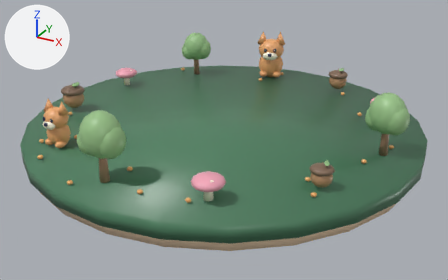
What one commit did to the glTF model examples/acorn-addition/public/models/world.glb.
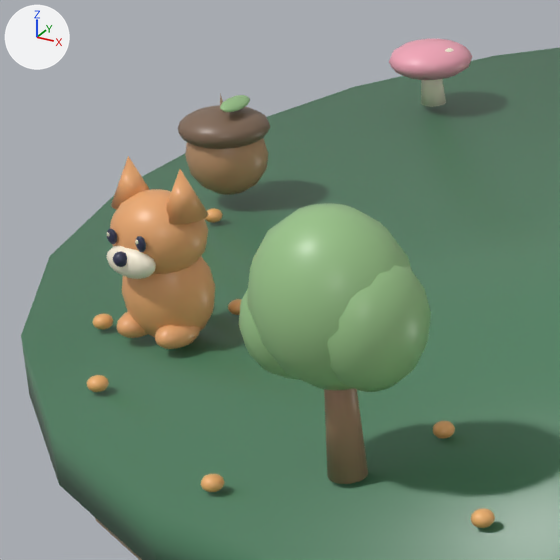
The first picture shows the older version from a 50 mm camera at (6.83, -12.43, 5.71) aimed at (0.15, -0.27, -0.37). The close-ups show the older and then the newer version on the part from 3% to 36% of the width and 21% to 72% of the height of that picture. Only the edits that show in the close-ups are written down. Arrows for +X, +Y and +Z are at upper left; the lights stay in place. Vertices at exactly the same position are counted once.

Objects in the first close-up: 'Cone', 'acorn.002', 'fox.002', 'mushroom.002', 'tree.003' and 8 more.
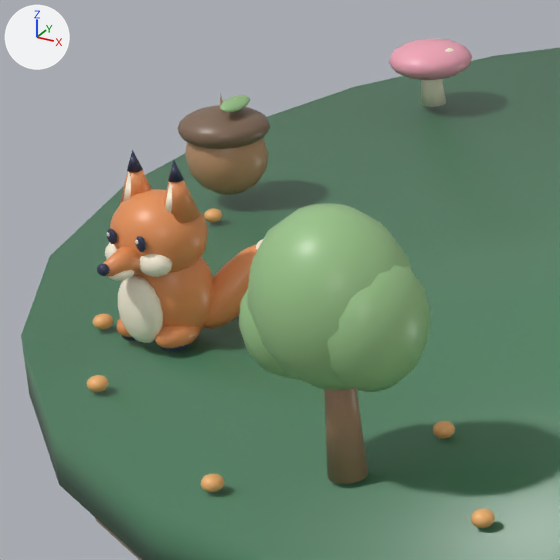
Boxes [x1, y1, x2, y2] around the edits, measured in the close-ups (560 x 560 px; the box of a moved part takes in the faces that stretch with it):
'fox.002', reshaped: before [106, 156, 215, 349]; after [97, 150, 263, 352]
part 1 of me_sphere_254, added (orange): after [120, 170, 152, 204]
part 2 of me_sphere_254, added (orange): after [164, 180, 200, 223]
part 3 of me_sphere_254, added (orange): after [104, 246, 144, 277]
part 4 of me_sphere_254, moved or reshaped: before [106, 246, 156, 279]; after [203, 245, 257, 329]
part 5 of me_sphere_254, added: after [127, 150, 143, 172]
part 6 of me_sphere_254, added (mostly hidden): after [121, 335, 137, 341]
part 7 of me_sphere_254, added: after [168, 161, 184, 182]
part 8 of me_sphere_254, added: after [160, 343, 191, 352]
part 9 of me_sphere_254, added: after [97, 263, 110, 276]
part 10 of me_sphere_254, added (mostly hidden): after [123, 172, 131, 201]
part 11 of me_sphere_254, added (mostly hidden): after [105, 243, 118, 259]
part 12 of me_sphere_254, added (mostly hidden): after [165, 183, 172, 213]
part 13 of me_sphere_254, added (pale yellow): after [139, 254, 172, 277]
part 14 of me_sphere_254, added (pale yellow): after [118, 276, 163, 343]
part 15 of me_sphere_254, added: after [108, 270, 134, 280]
part 16 of me_sphere_254, moved or reshaped (mostly hidden afterwards): before [113, 251, 127, 267]; after [256, 239, 263, 250]
part 17 of me_sphere_254, deleted: before [111, 156, 150, 210]
part 18 of me_sphere_254, deleted (orange): before [166, 169, 208, 224]
part 19 of me_sphere_254, recoloured: [110, 189, 214, 348] in both

What changed in the scene script:
```text
Add mat_e9945a:
    mat_e9945a = principled_material('#e9945a')
    mat_e9945a.base_color = (0.815, 0.296, 0.102)  # orange #e9945a
    mat_e9945a.roughness = 0.38
Change me_sphere_254:
    used by ob_fox_002; location = (-2.587, -2.985, 0.0); rotation_euler = (0.0, 0.0, -0.0354), in degrees (0, 0, -2); scale = (0.799, 0.799, 0.799)
    remove me_sphere_254.from_pydata(...)  # 1304 vertices, 2556 faces; spans x -0.41..0.41, y -0.465..0.3, z -0.05..1.33
    add me_sphere_254.from_pydata(...)  # 2250 vertices, 4400 faces; spans x -0.37..0.623, y -0.62..0.676, z -0.05..1.385
    me_sphere_254 part 1: a new loose piece, a 24-sided cone pointing to +z spanning x -0.34..-0.06, y -0.14..0.14, z 0.96..1.38, in mat_e9945a (orange #e9945a)
    me_sphere_254 part 2: a new loose piece, a 24-sided cone pointing to +z spanning x 0.06..0.34, y -0.14..0.14, z 0.96..1.38, in mat_e9945a (orange #e9945a)
    me_sphere_254 part 3: a new loose piece, a 24-sided cut cone along y (radius 0.045 at the low end, 0.14 at the high end) spanning x -0.14..0.14, y -0.57..-0.23, z 0.56..0.84, in mat_e9945a (orange #e9945a)
    me_sphere_254 part 4: the loose piece of 114 vertices spanning x -0.22..0.22, y -0.42..-0.22, z 0.56..0.8 is multiplied about its middle by the matrix ((0.678, 1.467, -0.438), (-0.37, 2.685, -0.801), (0.0, 2.577, 1.084)), then moved by (0.36, 0.64, -0.34), in mat_e9945a (orange #e9945a)
    me_sphere_254 part 5: a new loose piece, a 24-sided cone pointing to +z spanning x -0.255..-0.145, y -0.055..0.055, z 1.235..1.385, in mat_333653 (dark blue #333653)
    me_sphere_254 part 6: a new loose piece, a UV sphere (16 segments, 8 rings, poles along z) spanning x -0.29..-0.09, y -0.3..-0.02, z -0.02..0.1, in mat_333653 (dark blue #333653)
    me_sphere_254 part 7: a new loose piece, a 24-sided cone pointing to +z spanning x 0.145..0.255, y -0.055..0.055, z 1.235..1.385, in mat_333653 (dark blue #333653)
    me_sphere_254 part 8: a new loose piece, a UV sphere (16 segments, 8 rings, poles along z) spanning x 0.09..0.29, y -0.3..-0.02, z -0.02..0.1, in mat_333653 (dark blue #333653)
    me_sphere_254 part 9: a new loose piece, a UV sphere (16 segments, 8 rings, poles along z) spanning x -0.05..0.05, y -0.62..-0.54, z 0.665..0.755, in mat_333653 (dark blue #333653)
    me_sphere_254 part 10: a new loose piece, a 24-sided cone pointing to +z spanning x -0.27..-0.13, y -0.13..0.01, z 1.0..1.24, in mat_fff5df (pale yellow #fff5df)
    me_sphere_254 part 11: a new loose piece, a UV sphere (16 segments, 8 rings, poles along z) spanning x -0.3..0.0, y -0.35..-0.15, z 0.58..0.78, in mat_fff5df (pale yellow #fff5df)
    me_sphere_254 part 12: a new loose piece, a 24-sided cone pointing to +z spanning x 0.13..0.27, y -0.13..0.01, z 1.0..1.24, in mat_fff5df (pale yellow #fff5df)
    me_sphere_254 part 13: a new loose piece, a UV sphere (16 segments, 8 rings, poles along z) spanning x 0.0..0.3, y -0.35..-0.15, z 0.58..0.78, in mat_fff5df (pale yellow #fff5df)
    me_sphere_254 part 14: a new loose piece, a UV sphere (16 segments, 8 rings, poles along z) spanning x -0.2..0.2, y -0.39..-0.19, z 0.04..0.56, in mat_fff5df (pale yellow #fff5df)
    me_sphere_254 part 15: a new loose piece, a UV sphere (16 segments, 8 rings, poles along z) spanning x -0.1..0.1, y -0.53..-0.33, z 0.59..0.69, in mat_fff5df (pale yellow #fff5df)
    me_sphere_254 part 16: the loose piece of 114 vertices spanning x -0.055..0.055, y -0.465..-0.355, z 0.675..0.785 is multiplied about its middle by the matrix ((1.755, 1.133, 0.0), (-0.959, 2.074, 0.0), (0.0, 0.0, 2.0)), then moved by (0.51, 0.96, -0.17), in mat_fff5df (pale yellow #fff5df)
    me_sphere_254 part 17: the loose piece of 25 vertices spanning x -0.41..-0.09, y -0.16..0.16, z 0.97..1.33 is deleted
    me_sphere_254 part 18: the loose piece of 25 vertices spanning x 0.09..0.41, y -0.16..0.16, z 0.97..1.33 is deleted
    me_sphere_254 part 19: 896 faces spanning x -0.37..0.37, y -0.35..0.3, z -0.05..1.11 switch from mat_edab72 (orange #edab72) to mat_e9945a (orange #e9945a)
```
